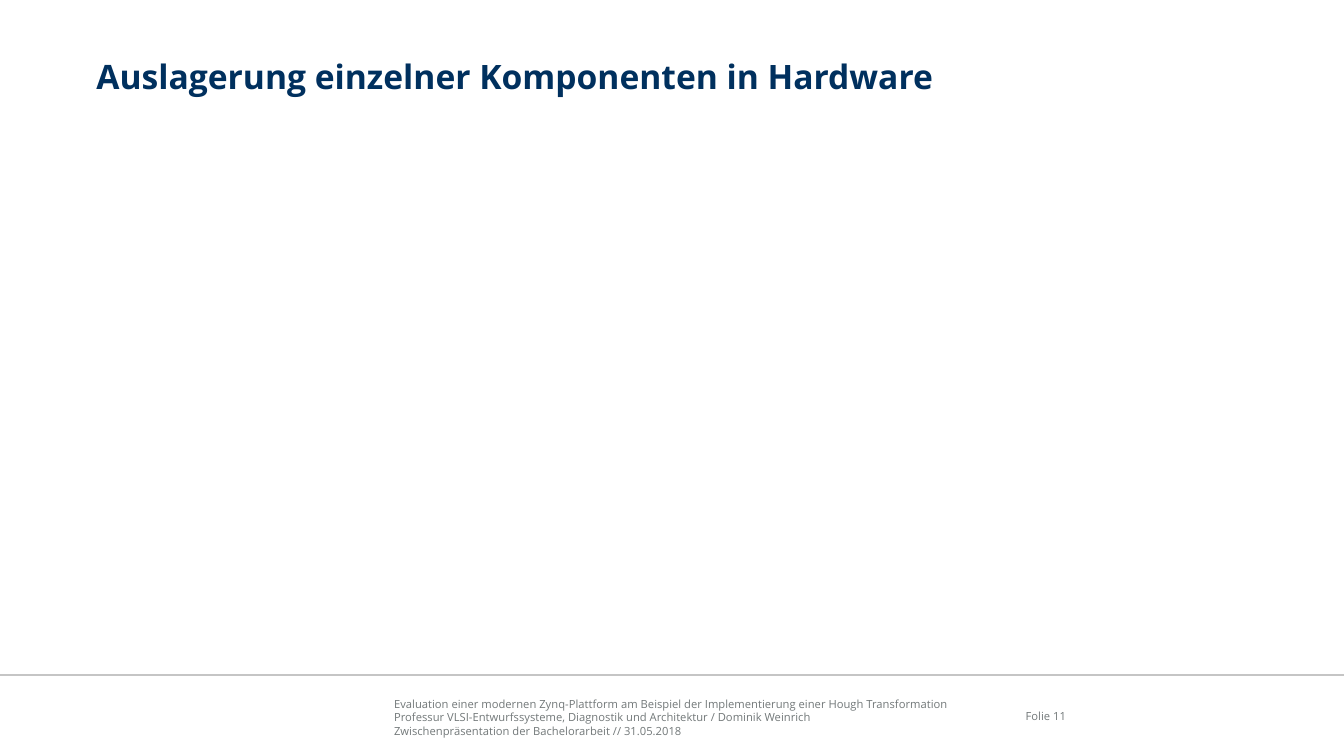
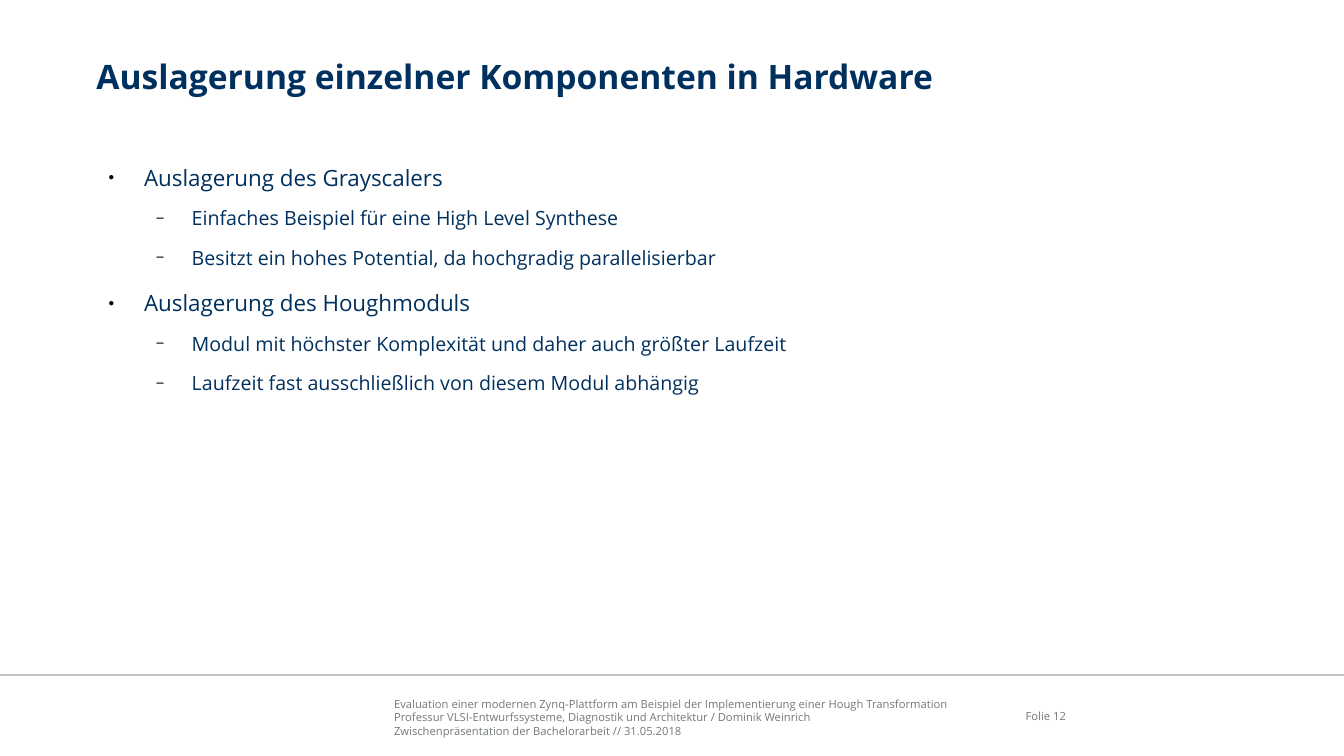
Before and after one commit to freeDom-/hough, a slide deck: slide 12 of Verteidigung/Verteidigung.odp (slide 11 before the commit). Drawn at 1344x756 pixels with LibreOffice and Linux fonts; fonts in the diff are those of the drawing; background and template pictures are left out. Boxes give left, top, right and bottom in pixels: in the first picture for what was removed or moved away, otherwise in the second. Text is boxed around its words. In the diff, an @@ line names an element or a change of style, - is before the commit and + after.

```diff
--- a/Verteidigung/Verteidigung.odp
+++ b/Verteidigung/Verteidigung.odp
@@ text added at box(144, 169, 786, 395), 14 pt, text #00305E @@
+● Auslagerung des Grayscalers
+  − Einfaches Beispiel für eine High Level Synthese
+  − Besitzt ein hohes Potential, da hochgradig parallelisierbar
+● Auslagerung des Houghmoduls
+  − Modul mit höchster Komplexität und daher auch größter Laufzeit
+  − Laufzeit fast ausschließlich von diesem Modul abhängig
@@ page number at box(1026, 711, 1066, 720): text changed @@
-Folie 11
+Folie 12
```
Also in this commit, not shown: 2 other slides changed, 6 slides added, 2 slides removed, 2 other files.
